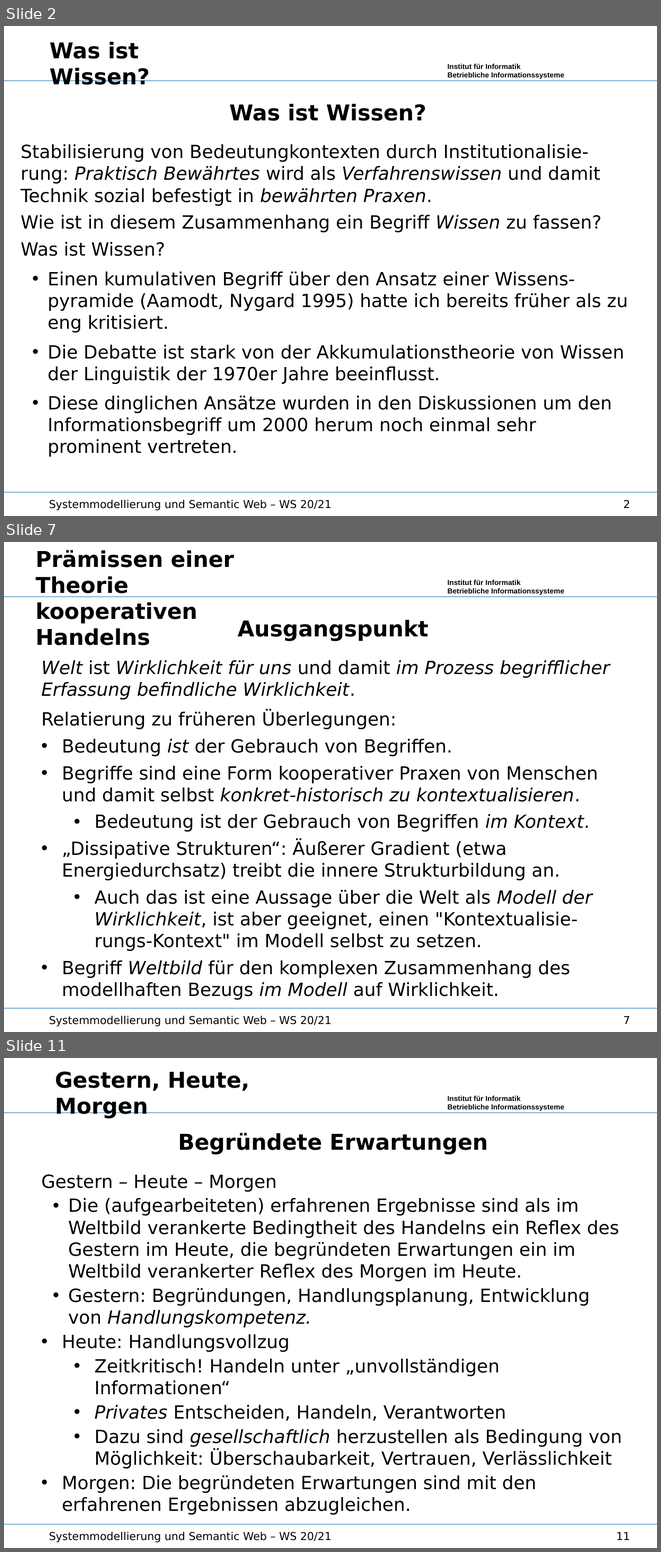
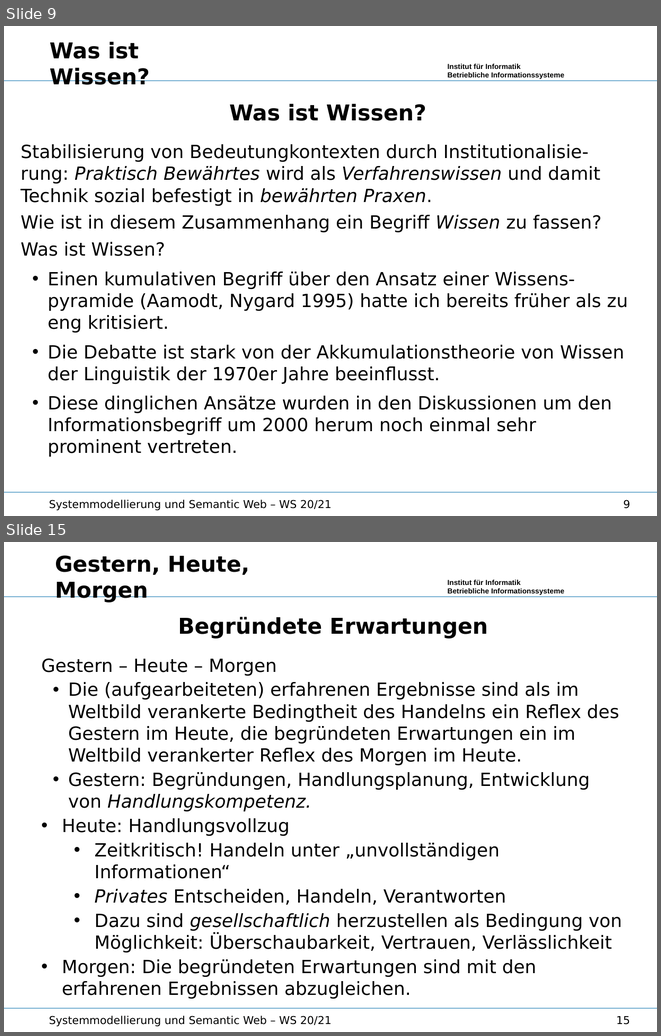
Before and after one commit to wumm-project/Leipzig-Seminar, a slide deck: Wintersemester-2020/Vorlesung/Wissen.odp. Shown one above the other, each under a label of ours: slides 2, 7 and 11 before the commit, slides 9 and 15 after it; the slides between them are not shown. The pictures are 661x1552 and 661x1036 pixels, drawn with LibreOffice and Linux fonts; fonts in the diff are those of the drawing; background and template pictures are left out. Boxes give left, top, right and bottom in pixels: in the first picture for what was removed or moved away, otherwise in the second. Text is boxed around its words. In the diff, an @@ line names an element or a change of style, - is before the commit and + after.

```diff
--- a/Wintersemester-2020/Vorlesung/Wissen.odp
+++ b/Wintersemester-2020/Vorlesung/Wissen.odp
@@ slide 7 removed at [4, 542, 657, 1032], background #FFFFFF; not listed: 3 template elements that a slide beside it also shows @@
@@ text removed at [36, 550, 234, 645] @@
-Prämissen einer Theorie
-kooperativen Handelns
@@ text removed at [41, 619, 610, 999] @@
-Ausgangspunkt
-Welt ist Wirklichkeit für uns und damit im Prozess begrifflicher Erfassung befindliche Wirklichkeit.
-Relatierung zu früheren Überlegungen:
-• Bedeutung ist der Gebrauch von Begriffen.
-• Begriffe sind eine Form kooperativer Praxen von Menschen und damit selbst konkret-historisch zu kontextualisieren.
-  • Bedeutung ist der Gebrauch von Begriffen im Kontext.
-• „Dissipative Strukturen“: Äußerer Gradient (etwa Energiedurchsatz) treibt die innere Strukturbildung an.
-  • Auch das ist eine Aussage über die Welt als Modell der Wirklichkeit, ist aber geeignet, einen "Kontextualisie-rungs-Kontext" im Modell selbst zu setzen.
-• Begriff Weltbild für den komplexen Zusammenhang des modellhaften Bezugs im Modell auf Wirklichkeit.
@@ text removed at [49, 1015, 332, 1026] @@
-Systemmodellierung und Semantic Web – WS 20/21
@@ page number removed at [623, 1016, 630, 1024] @@
-7
@@ what was slide 2 is now slide 9 @@
@@ page number at [623, 499, 630, 508]: text changed @@
-2
+9
@@ what was slide 11 is now slide 15 @@
@@ page number at [616, 1016, 630, 1024]: text changed @@
-11
+15
```
Also in this commit, not shown: 9 slides changed, 7 slides added, 7 other slides removed, 4 other files.
